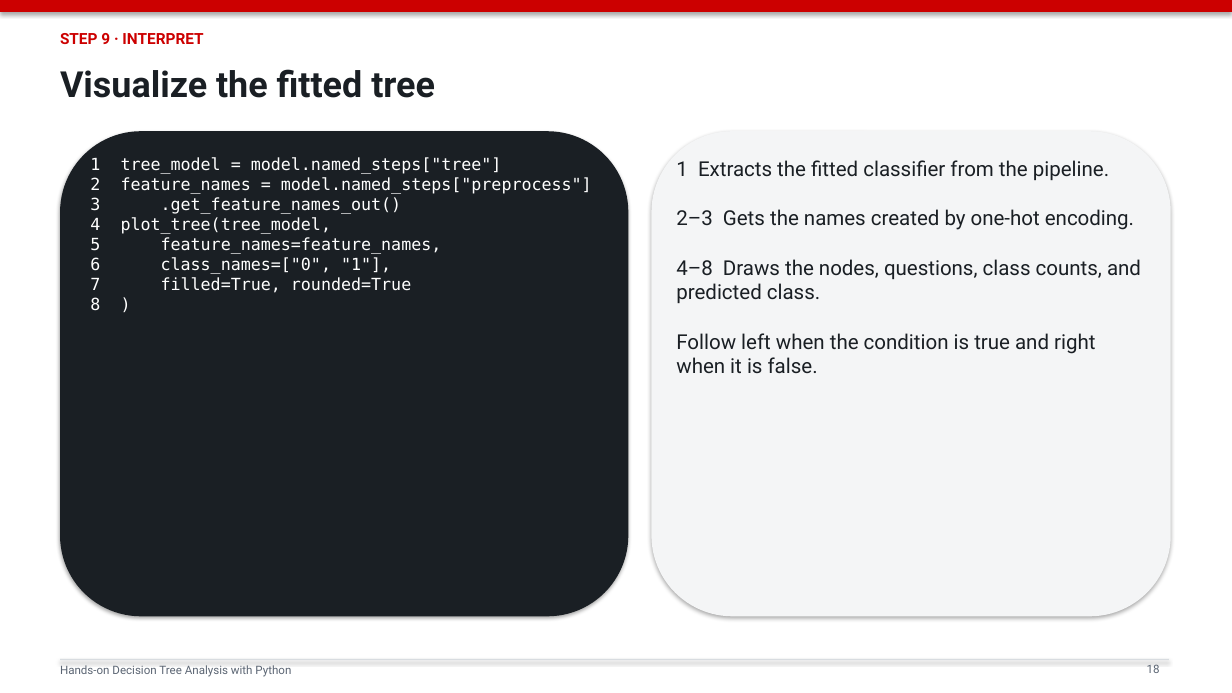
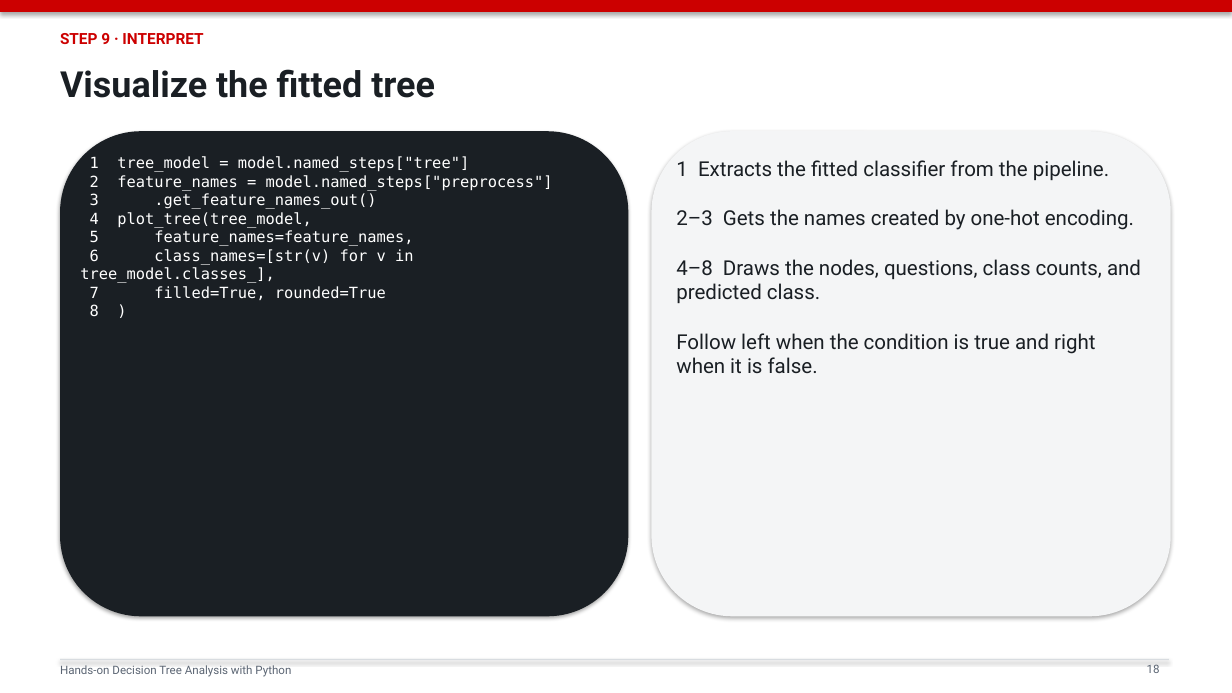
Before and after one commit to mojiahui777/ba_course, a slide deck: slide 18 of decision_tree_python_slides.pptx. Drawn at 1232x693 pixels with LibreOffice and Linux fonts; fonts in the diff are those of the drawing. Boxes give left, top, right and bottom in pixels: in the first picture for what was removed or moved away, otherwise in the second. Text is boxed around its words. In the diff, an @@ line names an element or a change of style, - is before the commit and + after.

Commit message:
Make decision tree workflow reusable

```diff
--- a/decision_tree_python_slides.pptx
+++ b/decision_tree_python_slides.pptx
@@ text at <box>80,156,553,316</box>: text changed; size 13 to 12 pt @@
-1 tree_model = model.named_steps["tree"]
-2 feature_names = model.named_steps["preprocess"]
-3 .get_feature_names_out()
-4 plot_tree(tree_model,
-5 feature_names=feature_names,
-6 class_names=["0", "1"],
-7 filled=True, rounded=True
-8 )
+1 tree_model = model.named_steps["tree"]
+2 feature_names = model.named_steps["preprocess"]
+3 .get_feature_names_out()
+4 plot_tree(tree_model,
+5 feature_names=feature_names,
+6 class_names=[str(v) for v in tree_model.classes_],
+7 filled=True, rounded=True
+8 )
```
Also in this commit, not shown: 21 other slides changed, 1 other file.
